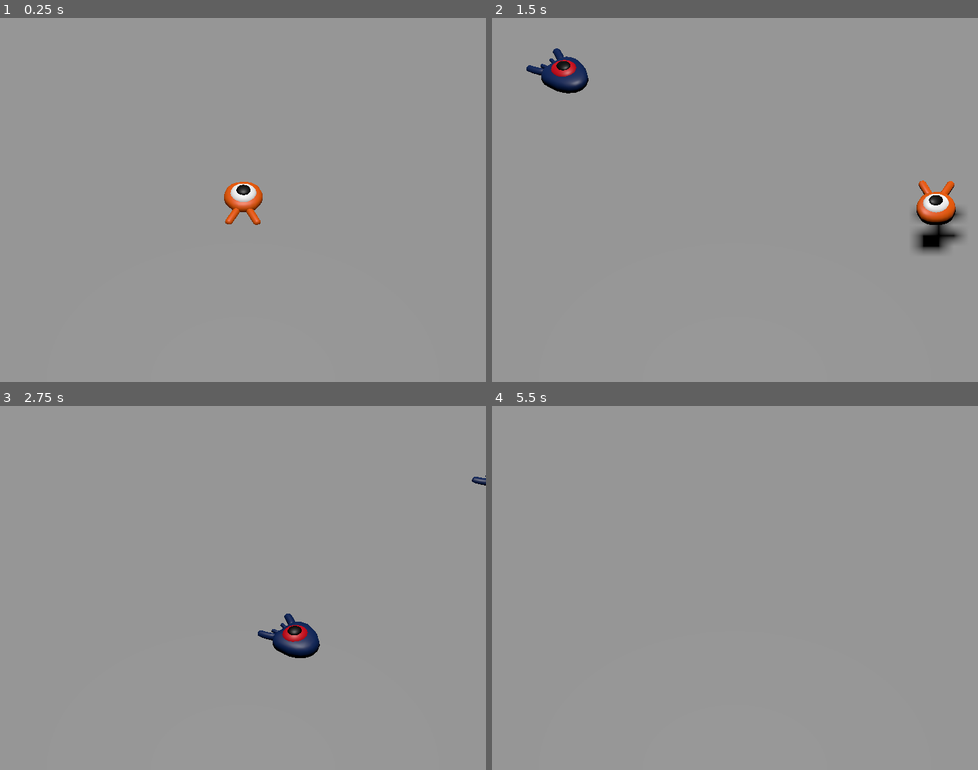
Above: before the commit, frames 1-4 (two rows, left to right).
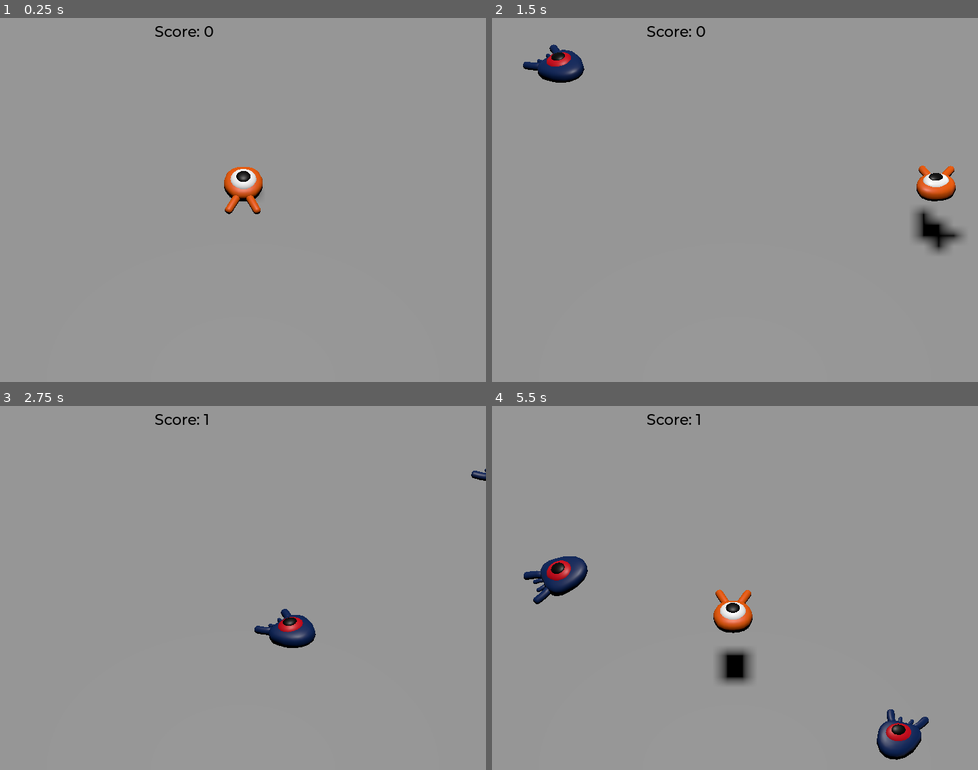
Above: after the commit, the same moments.

Repository: wesleywpy/GodotLearning
Game: Godot game, scene res://main.tscn
Same seed, same stepped clock (60 frames per second), same inputs: the game is played once before the commit and once after it.
Inputs:
- Up to frame 1 (0.25 s): no input
- Up to frame 2 (1.5 s): tap Enter (ui_accept) at 0.5 s; hold D (move_right) 0.53-1.28 s; hold Enter (ui_accept) 0.53-1.28 s; tap Space (jump) at 0.77, 0.8, 1.07, 1.35 s; hold S (move_back) from 1.28 s (still down)
- Up to frame 3 (2.75 s): tap Space (jump) at 1.52, 1.82, 2.3 s; tap Enter (ui_accept) at 1.55 s; release S (move_back) at 2.03 s; hold D (move_right) from 2.03 s (still down); hold Enter (ui_accept) from 2.03 s (still down)
- Up to frame 4 (5.5 s): release D (move_right) at 2.78 s; release Enter (ui_accept) at 2.78 s; hold W (move_forward) 2.78-3.53 s; tap Enter (ui_accept) at 2.85, 4.35 s; tap Space (jump) at 3.02, 3.32, 3.6, 3.77, 4.07, 4.52, 4.82, 5.3 s; hold A (move_left) 3.53-5.03 s; hold S (move_back) from 5.03 s (still down); hold Enter (ui_accept) from 5.03 s (still down)

The runs differ from the first frame. In frame 1, 1.1% of the frame differs, in the area x 31-55%, y 2-57%; in frame 2, 2.4%; in frame 3, 1.2%; in frame 4, 3.4%, in the area x 6-90%, y 2-98%.

Commit message:
squash_the_creeps finished

Diff:
--- a/squash_the_creeps/main.gd
+++ b/squash_the_creeps/main.gd
@@ -4,6 +4,7 @@
 
 # Called when the node enters the scene tree for the first time.
 func _ready() -> void:
+	$UserInterface/Retry.hide()
 	pass # Replace with function body.
 
 
@@ -17,8 +18,15 @@
 	mob.initialize(mob_spawn_location.position, player_position)
 
 	# Spawn the mob by adding it to the Main scene.
+	# 绑定mob销毁的回调函数 -> $UserInterface/ScoreLabel._on_mob_squashed()
+	mob.squashed.connect($UserInterface/ScoreLabel._on_mob_squashed.bind())
 	add_child(mob)
 
 
 func _on_player_hit() -> void:
 	$MobTimer.stop()
+	$UserInterface/Retry.show()
+
+func _unhandled_input(event: InputEvent) -> void:
+	if event.is_action_pressed("ui_accept") and $UserInterface/Retry.visible:
+		get_tree().reload_current_scene() # 重新加载scene
--- a/squash_the_creeps/main.tscn
+++ b/squash_the_creeps/main.tscn
@@ -1,8 +1,10 @@
-[gd_scene load_steps=9 format=3 uid="uid://bsgxqhmn87hrn"]
+[gd_scene load_steps=12 format=3 uid="uid://bsgxqhmn87hrn"]
 
 [ext_resource type="PackedScene" uid="uid://jt8mrlx2di6m" path="res://player.tscn" id="1_1gqry"]
 [ext_resource type="Script" path="res://main.gd" id="1_k6fb6"]
 [ext_resource type="PackedScene" uid="uid://d0ymqyjr2td22" path="res://mob.tscn" id="2_unyhp"]
+[ext_resource type="FontFile" uid="uid://dbq82fudfk1h0" path="res://fonts/Montserrat-Medium.ttf" id="4_xkqco"]
+[ext_resource type="Script" path="res://score_label.gd" id="5_r0f20"]
 
 [sub_resource type="BoxShape3D" id="BoxShape3D_cpyjv"]
 size = Vector3(60, 2, 60)
@@ -24,6 +26,10 @@
 "tilts": PackedFloat32Array(0, 0, 0, 0, 0)
 }
 point_count = 5
+
+[sub_resource type="Theme" id="Theme_x2sf4"]
+default_font = ExtResource("4_xkqco")
+default_font_size = 22
 
 [node name="Main" type="Node"]
 script = ExtResource("1_k6fb6")
@@ -77,11 +83,54 @@
 curve = SubResource("Curve3D_eslgu")
 
 [node name="SpawnLocation" type="PathFollow3D" parent="SpawnPath"]
-transform = Transform3D(-4.37109e-08, 0, -0.999988, 0, 0.999994, 0, 0.99999, 0, -4.37109e-08, -13.3011, 0, -15.6176)
+transform = Transform3D(-4.3711e-08, 0, -0.999988, 0, 0.999994, 0, 0.99999, 0, -4.37109e-08, -13.3011, 0, -15.6176)
 
 [node name="MobTimer" type="Timer" parent="."]
 wait_time = 0.5
 autostart = true
 
+[node name="UserInterface" type="Control" parent="."]
+layout_mode = 3
+anchors_preset = 15
+anchor_right = 1.0
+anchor_bottom = 1.0
+grow_horizontal = 2
+grow_vertical = 2
+theme = SubResource("Theme_x2sf4")
+
+[node name="ScoreLabel" type="Label" parent="UserInterface"]
+layout_mode = 0
+offset_left = 229.0
+offset_top = 6.0
+offset_right = 295.0
+offset_bottom = 29.0
+theme_override_colors/font_color = Color(0, 0, 0, 1)
+text = "Score: 0"
+script = ExtResource("5_r0f20")
+
+[node name="Retry" type="ColorRect" parent="UserInterface"]
+layout_mode = 1
+anchors_preset = 15
+anchor_right = 1.0
+anchor_bottom = 1.0
+grow_horizontal = 2
+grow_vertical = 2
+color = Color(1, 1, 1, 0)
+
+[node name="Label" type="Label" parent="UserInterface/Retry"]
+layout_mode = 1
+anchors_preset = 8
+anchor_left = 0.5
+anchor_top = 0.5
+anchor_right = 0.5
+anchor_bottom = 0.5
+offset_left = -107.0
+offset_top = -14.0
+offset_right = 107.0
+offset_bottom = 14.0
+grow_horizontal = 2
+grow_vertical = 2
+text = "Press Enter to retry"
+
 [connection signal="hit" from="Player" to="." method="_on_player_hit"]
 [connection signal="timeout" from="MobTimer" to="." method="_on_mob_timer_timeout"]
--- a/squash_the_creeps/mob.gd
+++ b/squash_the_creeps/mob.gd
@@ -20,6 +20,7 @@
 	# 速度
 	velocity = Vector3.FORWARD * random_speed
 	velocity = velocity.rotated(Vector3.UP, rotation.y)
+	$AnimationPlayer.speed_scale = random_speed / min_speed #播放速度
 
 
 func _on_visible_on_screen_notifier_3d_screen_exited() -> void:
--- a/squash_the_creeps/mob.tscn
+++ b/squash_the_creeps/mob.tscn
@@ -1,10 +1,44 @@
-[gd_scene load_steps=4 format=3 uid="uid://d0ymqyjr2td22"]
+[gd_scene load_steps=6 format=3 uid="uid://d0ymqyjr2td22"]
 
 [ext_resource type="PackedScene" uid="uid://gme2m5mnetx0" path="res://art/mob.glb" id="1_fsv2r"]
 [ext_resource type="Script" path="res://mob.gd" id="1_jmtj7"]
 
 [sub_resource type="BoxShape3D" id="BoxShape3D_608n6"]
 size = Vector3(0.75, 0.8, 1)
+
+[sub_resource type="Animation" id="Animation_65boi"]
+resource_name = "float"
+length = 1.2
+loop_mode = 1
+tracks/0/type = "value"
+tracks/0/imported = false
+tracks/0/enabled = true
+tracks/0/path = NodePath("Pivot/Character:position")
+tracks/0/interp = 1
+tracks/0/loop_wrap = true
+tracks/0/keys = {
+"times": PackedFloat32Array(0.3, 0.5, 0.7, 1.2),
+"transitions": PackedFloat32Array(0.42, 2.07, 1, 1),
+"update": 0,
+"values": [Vector3(0, 0, 0), Vector3(0.16, 0.65, 0), Vector3(0, 0.4875, 0), Vector3(0, 0.35, 0)]
+}
+tracks/1/type = "value"
+tracks/1/imported = false
+tracks/1/enabled = true
+tracks/1/path = NodePath("Pivot/Character:rotation")
+tracks/1/interp = 1
+tracks/1/loop_wrap = true
+tracks/1/keys = {
+"times": PackedFloat32Array(0.1, 0.5, 1.2),
+"transitions": PackedFloat32Array(0.42, 0.44, 1),
+"update": 0,
+"values": [Vector3(0, 0, 0), Vector3(0.139626, 0, 0), Vector3(-0.15708, 0, 0)]
+}
+
+[sub_resource type="AnimationLibrary" id="AnimationLibrary_tjwru"]
+_data = {
+"float": SubResource("Animation_65boi")
+}
 
 [node name="Mob" type="CharacterBody3D" groups=["mob"]]
 collision_layer = 2
@@ -14,6 +48,7 @@
 [node name="Pivot" type="Node3D" parent="."]
 
 [node name="Character" parent="Pivot" instance=ExtResource("1_fsv2r")]
+transform = Transform3D(1, 0, 0, 0, 0.987688, 0.156434, 0, -0.156434, 0.987688, 0, 0.35, 0)
 
 [node name="CollisionShape3D" type="CollisionShape3D" parent="."]
 transform = Transform3D(2, 0, 0, 0, 2, 0, 0, 0, 2, 0, -0.0111107, -0.0135527)
@@ -22,4 +57,10 @@
 [node name="VisibleOnScreenNotifier3D" type="VisibleOnScreenNotifier3D" parent="."]
 aabb = AABB(-1, -1, -1.5, 2, 2, 3.5)
 
+[node name="AnimationPlayer" type="AnimationPlayer" parent="."]
+libraries = {
+"": SubResource("AnimationLibrary_tjwru")
+}
+autoplay = "float"
+
 [connection signal="screen_exited" from="VisibleOnScreenNotifier3D" to="." method="_on_visible_on_screen_notifier_3d_screen_exited"]
--- /dev/null
+++ b/squash_the_creeps/music_player.tscn
@@ -0,0 +1,7 @@
+[gd_scene load_steps=2 format=3 uid="uid://ddfqma036blfb"]
+
+[ext_resource type="AudioStream" uid="uid://dpyuqycfcc0qs" path="res://art/House In a Forest Loop.ogg" id="1_q4vjr"]
+
+[node name="MusicPlayer" type="AudioStreamPlayer"]
+stream = ExtResource("1_q4vjr")
+autoplay = true
--- a/squash_the_creeps/player.gd
+++ b/squash_the_creeps/player.gd
@@ -29,6 +29,10 @@
 		direction = direction.normalized()
 		# 设置方向
 		$Pivot.basis = Basis.looking_at(direction)
+		$AnimationPlayer.speed_scale = 4 # 角色动画速度
+	else:
+		$AnimationPlayer.speed_scale = 1
+
 	target_velocity.x = direction.x * speed
 	target_velocity.z = direction.z * speed
 
@@ -57,6 +61,8 @@
 	# 移动角色
 	velocity = target_velocity
 	move_and_slide()
+	#使角色在跳跃时产生弧线
+	$Pivot.rotation.x = PI / 6 * velocity.y / jump_impulse
 
 
 func die() -> void:
--- a/squash_the_creeps/player.tscn
+++ b/squash_the_creeps/player.tscn
@@ -1,25 +1,89 @@
-[gd_scene load_steps=5 format=3 uid="uid://jt8mrlx2di6m"]
+[gd_scene load_steps=8 format=3 uid="uid://jt8mrlx2di6m"]
 
 [ext_resource type="Script" path="res://player.gd" id="1_313ut"]
 [ext_resource type="PackedScene" uid="uid://br2thg18j56rr" path="res://art/player.glb" id="1_scoqh"]
 
 [sub_resource type="SphereShape3D" id="SphereShape3D_71f2f"]
-radius = 0.8
+radius = 0.81018
 
 [sub_resource type="CylinderShape3D" id="CylinderShape3D_cekgs"]
-height = 0.446699
-radius = 0.951152
+height = 0.533375
+radius = 0.883693
+
+[sub_resource type="Animation" id="Animation_771qy"]
+resource_name = "float"
+length = 1.2
+loop_mode = 1
+tracks/0/type = "value"
+tracks/0/imported = false
+tracks/0/enabled = true
+tracks/0/path = NodePath("Pivot/Character:position")
+tracks/0/interp = 1
+tracks/0/loop_wrap = true
+tracks/0/keys = {
+"times": PackedFloat32Array(0.3, 0.5, 0.7, 1.2),
+"transitions": PackedFloat32Array(0.42, 2.07, 1, 1),
+"update": 0,
+"values": [Vector3(0, 0, 0), Vector3(0.16, 0.65, 0), Vector3(0, 0.4875, 0), Vector3(0, 0.35, 0)]
+}
+tracks/1/type = "value"
+tracks/1/imported = false
+tracks/1/enabled = true
+tracks/1/path = NodePath("Pivot/Character:rotation")
+tracks/1/interp = 1
+tracks/1/loop_wrap = true
+tracks/1/keys = {
+"times": PackedFloat32Array(0.1, 0.5, 1.2),
+"transitions": PackedFloat32Array(0.42, 0.44, 1),
+"update": 0,
+"values": [Vector3(0, 0, 0), Vector3(0.139626, 0, 0), Vector3(-0.15708, 0, 0)]
+}
+
+[sub_resource type="Animation" id="Animation_7q286"]
+length = 0.001
+tracks/0/type = "value"
+tracks/0/imported = false
+tracks/0/enabled = true
+tracks/0/path = NodePath("Pivot/Character:position")
+tracks/0/interp = 1
+tracks/0/loop_wrap = true
+tracks/0/keys = {
+"times": PackedFloat32Array(0),
+"transitions": PackedFloat32Array(1),
+"update": 0,
+"values": [Vector3(0, 0, 0)]
+}
+tracks/1/type = "value"
+tracks/1/imported = false
+tracks/1/enabled = true
+tracks/1/path = NodePath("Pivot/Character:rotation")
+tracks/1/interp = 1
+tracks/1/loop_wrap = true
+tracks/1/keys = {
+"times": PackedFloat32Array(0),
+"transitions": PackedFloat32Array(1),
+"update": 0,
+"values": [Vector3(0, 0, 0)]
+}
+
+[sub_resource type="AnimationLibrary" id="AnimationLibrary_2k4bj"]
+_data = {
+"RESET": SubResource("Animation_7q286"),
+"float": SubResource("Animation_771qy")
+}
 
 [node name="Player" type="CharacterBody3D"]
 collision_mask = 6
 script = ExtResource("1_313ut")
 
 [node name="Pivot" type="Node3D" parent="."]
+transform = Transform3D(1, 0, 0, 0, 1, 0, 0, 0, 1, 0, 0.0439007, 0)
 
 [node name="Character" parent="Pivot" instance=ExtResource("1_scoqh")]
 
 [node name="CollisionShape3D" type="CollisionShape3D" parent="."]
-transform = Transform3D(1, 0, 0, 0, 1, 0, 0, 0, 1, 0, 0.800438, 0)
+transform = Transform3D(1, 0, 0, 0, 1, 0, 0, 0, 1, 0.000859618, -0.140397, 0.00228524)
+visible = false
 shape = SubResource("SphereShape3D_71f2f")
 
 [node name="MobDetector" type="Area3D" parent="."]
@@ -28,7 +92,13 @@
 monitorable = false
 
 [node name="CollisionShape3D" type="CollisionShape3D" parent="MobDetector"]
-transform = Transform3D(1, 0, 0, 0, 1, 0, 0, 0, 1, 0, 0.290088, 0)
+transform = Transform3D(1, 0, 0, 0, 1, 0, 0, 0, 1, 0, 0.0411022, 0)
 shape = SubResource("CylinderShape3D_cekgs")
 
+[node name="AnimationPlayer" type="AnimationPlayer" parent="."]
+libraries = {
+"": SubResource("AnimationLibrary_2k4bj")
+}
+autoplay = "float"
+
 [connection signal="body_entered" from="MobDetector" to="." method="_on_mob_detector_body_entered"]
--- a/squash_the_creeps/project.godot
+++ b/squash_the_creeps/project.godot
@@ -14,6 +14,10 @@
 run/main_scene="res://main.tscn"
 config/features=PackedStringArray("4.3")
 config/icon="res://icon.png"
+
+[autoload]
+
+MusicPlayer="*res://music_player.tscn"
 
 [display]
 
--- /dev/null
+++ b/squash_the_creeps/score_label.gd
@@ -0,0 +1,16 @@
+extends Label
+
+var score :int = 0
+
+# Called when the node enters the scene tree for the first time.
+func _ready() -> void:
+	pass # Replace with function body.
+
+
+# Called every frame. 'delta' is the elapsed time since the previous frame.
+func _process(delta: float) -> void:
+	pass
+
+func _on_mob_squashed() -> void:
+	score += 1
+	text = "Score: %s" % score
